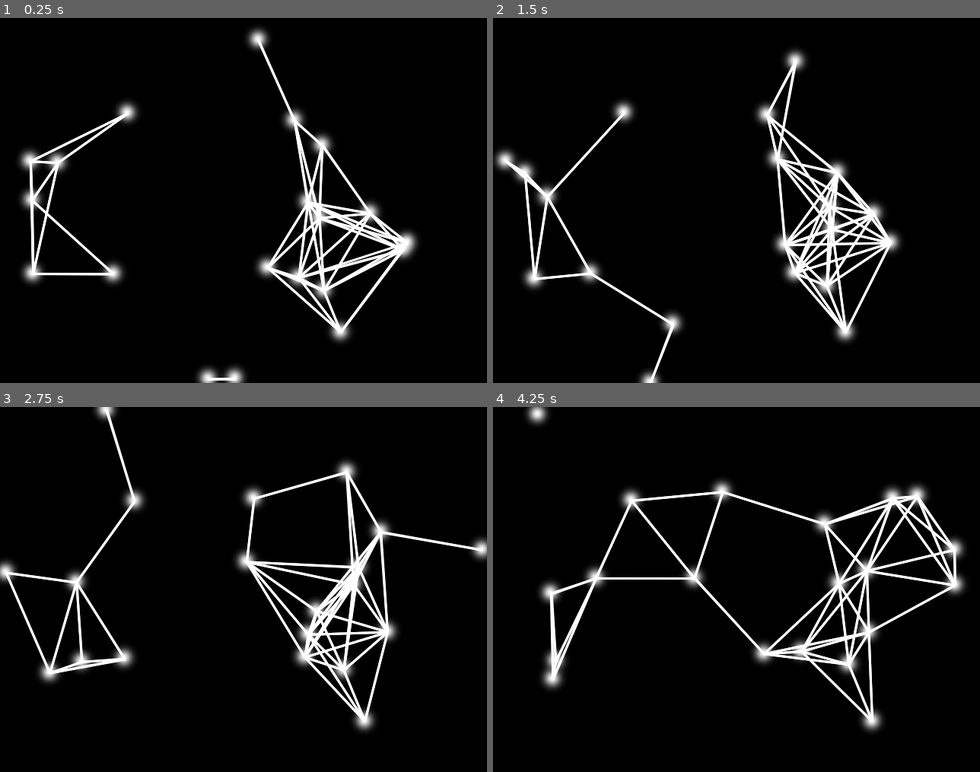
Above: before the commit, frames 1-4 (two rows, left to right).
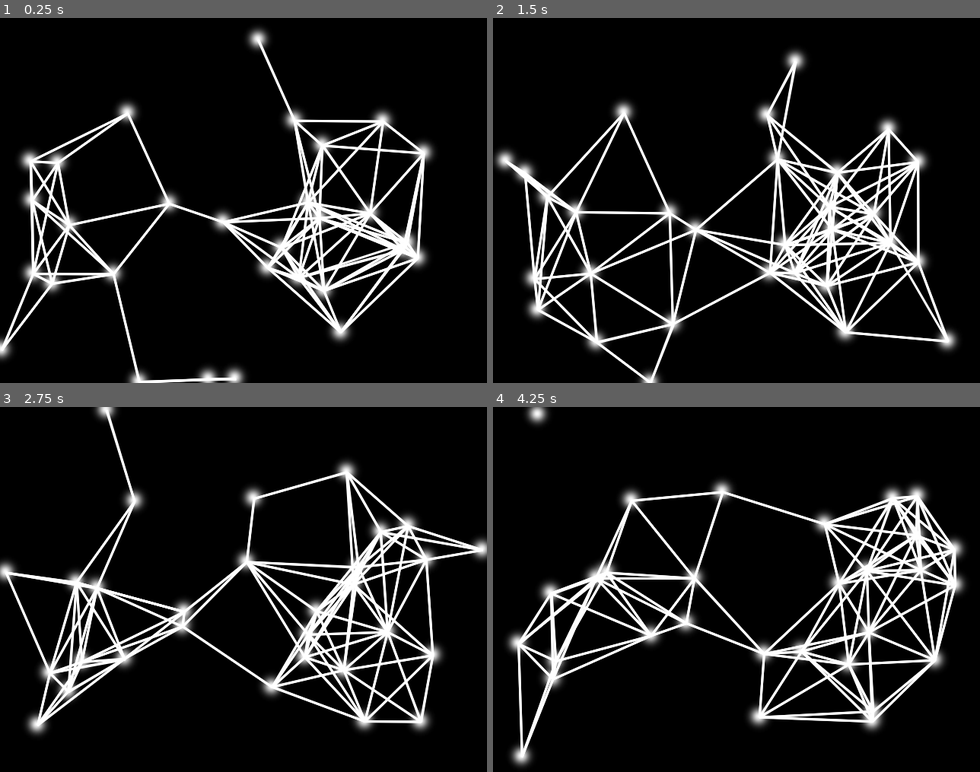
Above: after the commit, the same moments.

Repository: Spearfield/Godot-Connected_Dots_FX
Game: Godot game, scene res://Node2D.tscn
Same seed, same stepped clock (60 frames per second), same inputs: the game is played once before the commit and once after it.
Inputs:
- Up to frame 1 (0.25 s): no input
- Up to frame 2 (1.5 s): no input
- Up to frame 3 (2.75 s): no input
- Up to frame 4 (4.25 s): no input

The runs differ from the first frame. In frame 1, 6.1% of the frame differs, in the area x 0-90%, y 25-100%; in frame 2, 7.8%, in the area x 6-96%, y 26-100%; in frame 3, 6.8%; in frame 4, 7.1%.

Commit message:
Cleanup.

Diff:
--- /dev/null
+++ b/ConnectedDots/DotSprite.gd
@@ -0,0 +1,7 @@
+extends Sprite
+
+var direction : Vector2
+var speed : float
+
+func _ready():
+	pass # Replace with function body.
--- a/ConnectedDots/DotSprite.tscn
+++ b/ConnectedDots/DotSprite.tscn
@@ -1,7 +1,9 @@
-[gd_scene load_steps=2 format=2]
+[gd_scene load_steps=3 format=2]
 
 [ext_resource path="res://Point.png" type="Texture" id=1]
+[ext_resource path="res://DotSprite.gd" type="Script" id=2]
 
 [node name="DotSprite" type="Sprite"]
 scale = Vector2( 2, 2 )
 texture = ExtResource( 1 )
+script = ExtResource( 2 )
--- a/ConnectedDots/Node2D.gd
+++ b/ConnectedDots/Node2D.gd
@@ -1,40 +1,38 @@
 extends Node2D
 
-const NumberOfPoints = 20
+const NumberOfPoints = 30
 const LineRange = 150
+const lineWidth = 2
+const antiAliasLine = true
+
 var rng = RandomNumberGenerator.new()
-var points = []
-var directions = []
-var speed = []
-var screenSizeX
-var screenSizeY
+var points: Array = []
+var screenSize : Vector2
 var lineColor = Color(1,1,1)
 onready var Dot = preload("res://DotSprite.tscn")
 
 func _ready():
-	screenSizeX = get_viewport().size.x
-	screenSizeY = get_viewport().size.y
+	screenSize = get_viewport().size
 	rng.randomize()
 	for i in range(NumberOfPoints):
 		var dot = Dot.instance()
-		dot.position.x = rng.randf_range(0,screenSizeX)
-		dot.position.y = rng.randf_range(0,screenSizeY)
+		dot.position.x = rng.randf_range(0,screenSize.x)
+		dot.position.y = rng.randf_range(0,screenSize.y)
+		dot.direction = Vector2(rng.randf_range(-1,1), rng.randf_range(-1,1))
+		dot.speed = rng.randf_range(0.2,1)
 		points.append(dot)
 		add_child(dot)
-		directions.append(Vector2(rng.randf_range(-1,1),
-															rng.randf_range(-1,1)))
-		speed.append(rng.randf_range(0.2,1)) # I do know that I could have direction * speed in one array...
 
 func _draw():
 	for i in range(NumberOfPoints):
-		points[i].position += directions[i] * speed[i]
-		if points[i].position.x > screenSizeX:	points[i].position.x = 0
-		if points[i].position.y > screenSizeY:	points[i].position.y = 0
-		if points[i].position.x < 0:						points[i].position.x = screenSizeX
-		if points[i].position.y < 0:						points[i].position.y = screenSizeY
+		points[i].position += points[i].direction * points[i].speed
+		if points[i].position.x > screenSize.x:	points[i].position.x = 0
+		if points[i].position.y > screenSize.y:	points[i].position.y = 0
+		if points[i].position.x < 0:						points[i].position.x = screenSize.x
+		if points[i].position.y < 0:						points[i].position.y = screenSize.y
 		for j in range(NumberOfPoints):
 			if points[i].position.distance_to(points[j].position) <= LineRange:
-				draw_line( points[i].position, points[j].position, lineColor, 2 , true )
+				draw_line( points[i].position, points[j].position, lineColor, lineWidth , antiAliasLine )
 
 func _process(delta):
 	update()
Not shown, added: ConnectedDots/export_presets.cfg
